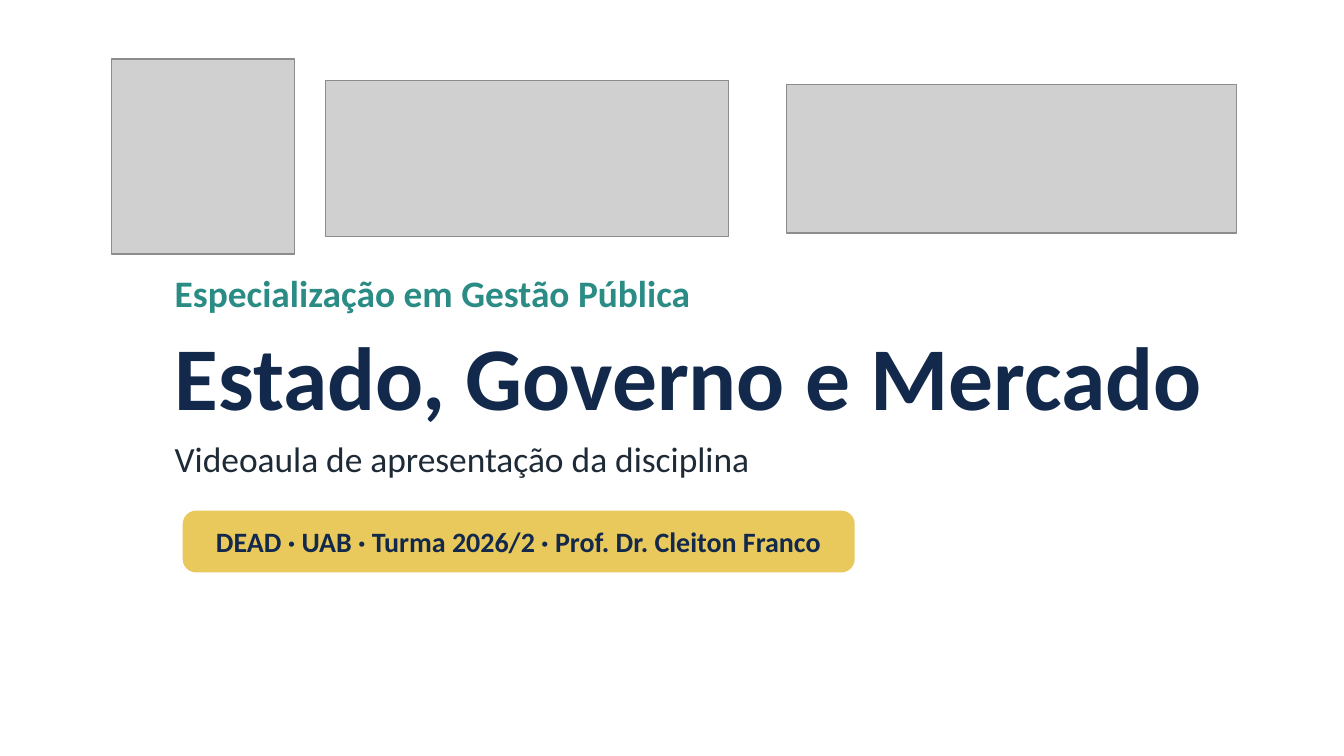
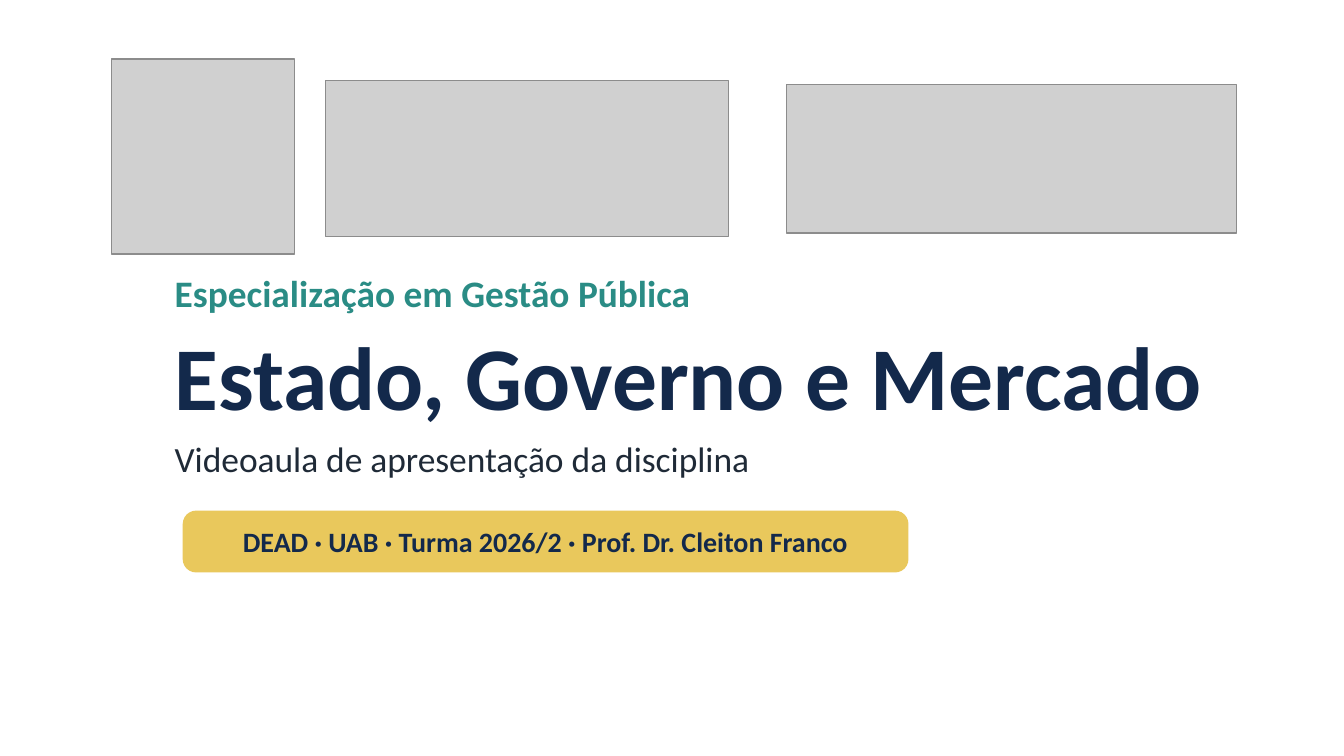
Before and after one commit to cleitonfranco74/gestao_publica, a slide deck: slide 1 of disciplina-01-estado-governo-mercado/materiais/00_Videoaula_de_Apresentacao.pptx. Drawn at 1344x756 pixels with LibreOffice and Linux fonts; fonts in the diff are those of the drawing; grey boxes stand for pictures; background and template pictures are left out. Boxes give left, top, right and bottom in pixels: in the first picture for what was removed or moved away, otherwise in the second. Text is boxed around its words. In the diff, an @@ line names an element or a change of style, - is before the commit and + after.

```diff
--- a/disciplina-01-estado-governo-mercado/materiais/00_Videoaula_de_Apresentacao.pptx
+++ b/disciplina-01-estado-governo-mercado/materiais/00_Videoaula_de_Apresentacao.pptx
@@ rounded rectangle "DEAD · UAB · Turma ...": place and size @@
-rounded rectangle "DEAD · UAB · Turma ..." at (183, 511, 855, 573)
+rounded rectangle "DEAD · UAB · Turma ..." at (183, 511, 909, 573)
```
Also in this commit, not shown: 1 slide added, 16 other files.
